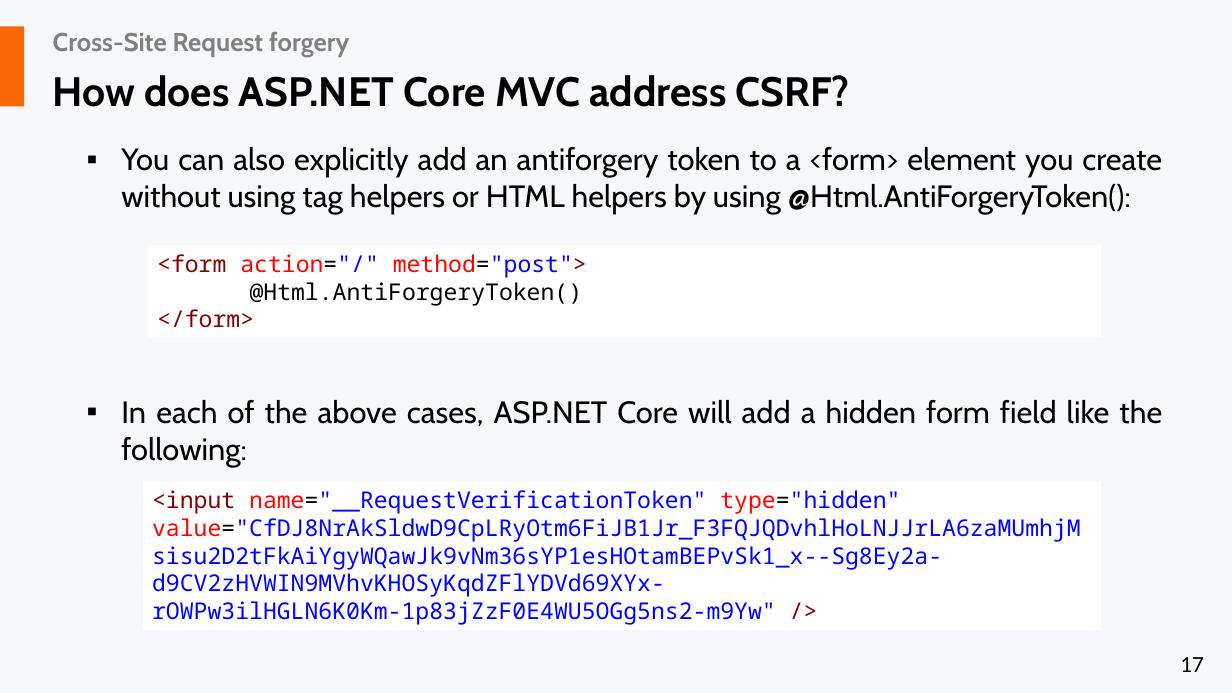
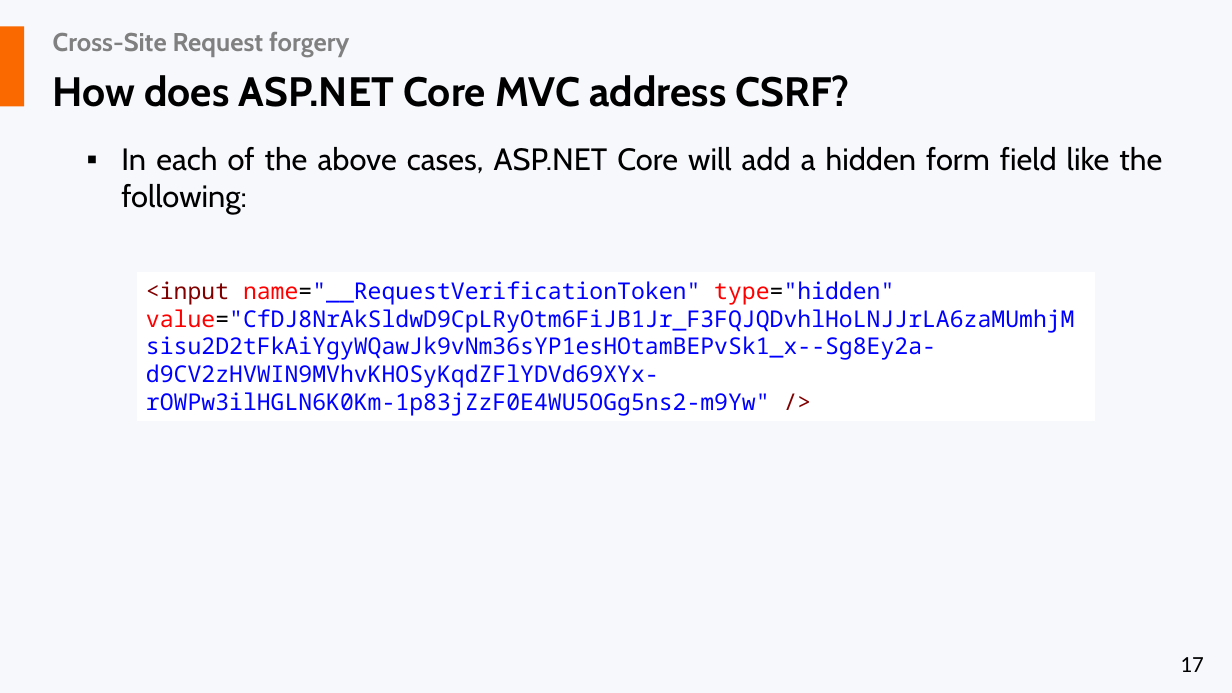
Before and after one commit to liviucotfas/ase-web-and-cloud-applications-security, a slide deck: slide 17 of Presentation ASPNET MVC Core - Part III.pptx. Drawn at 1232x693 pixels with LibreOffice and Linux fonts; fonts in the diff are those of the drawing. Boxes give left, top, right and bottom in pixels: in the first picture for what was removed or moved away, otherwise in the second. Text is boxed around its words. In the diff, an @@ line names an element or a change of style, - is before the commit and + after.

```diff
--- a/Presentation ASPNET MVC Core - Part III.pptx
+++ b/Presentation ASPNET MVC Core - Part III.pptx
@@ text at (121, 147, 1162, 214): paragraph removed @@
-▪ You can also explicitly add an antiforgery token to a <form> element you create without using tag helpers or HTML helpers by using @Html.AntiForgeryToken():
@@ rectangle removed at (148, 245, 1102, 338) @@
-<form action="/" method="post">
-@Html.AntiForgeryToken()
-</form>
@@ rectangle "<input name="__RequestVerificationToken" type="hidden" value ...": place and size @@
-rectangle "<input name="__RequestVerificationToken" type="hidden" value ..." at (143, 482, 1102, 631)
+rectangle "<input name="__RequestVerificationToken" type="hidden" value ..." at (137, 272, 1095, 421)
```
Also in this commit, not shown: 5 other slides changed, 1 slide added.
